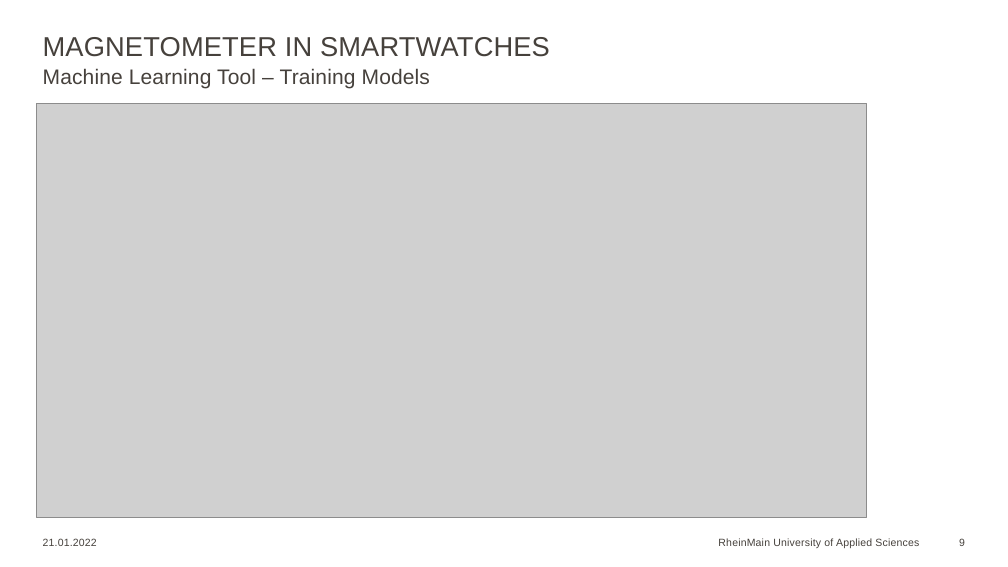
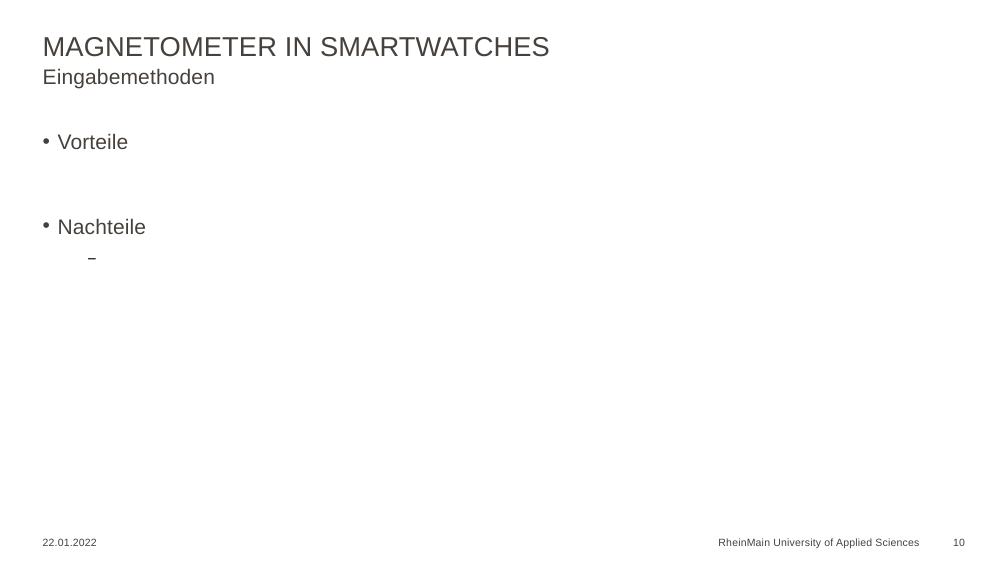
Before and after one commit to Georgios24816/hsrm, a slide deck: slide 10 of 5/Seminar/Georgios_Markou_10.odp (slide 9 before the commit). Drawn at 1008x567 pixels with LibreOffice and Linux fonts; fonts in the diff are those of the drawing; grey boxes stand for pictures; background and template pictures are left out. Boxes give left, top, right and bottom in pixels: in the first picture for what was removed or moved away, otherwise in the second. Text is boxed around its words. In the diff, an @@ line names an element or a change of style, - is before the commit and + after.

```diff
--- a/5/Seminar/Georgios_Markou_10.odp
+++ b/5/Seminar/Georgios_Markou_10.odp
@@ text at <box>43,68,215,89</box>: text changed @@
-Machine Learning Tool – Training Models
+Eingabemethoden
@@ picture removed at <box>36,103,867,517</box> @@
@@ text added at <box>58,133,147,234</box>, 20 pt, text #46413C @@
+• Vorteile
+• Nachteile
@@ text at <box>43,538,97,546</box>: text changed @@
-21.01.2022
+22.01.2022
@@ page number at <box>953,538,965,546</box>: text changed @@
-9
+10
```
Also in this commit, not shown: 9 other slides changed, 3 slides added, 4 other files.
